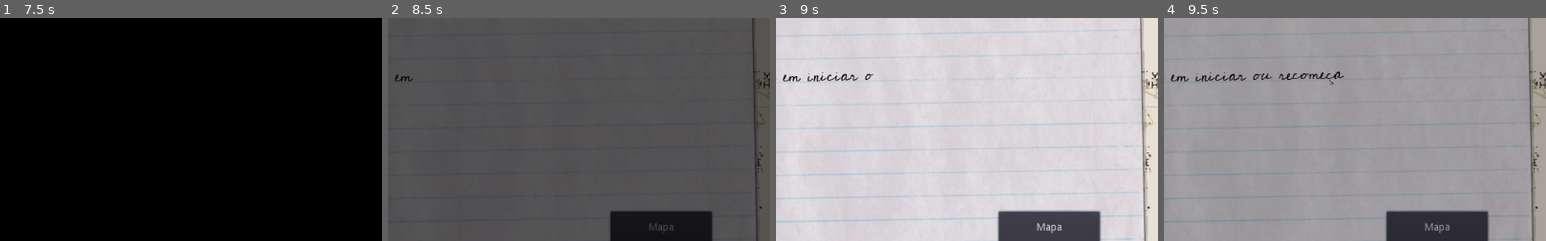
Above: before the commit, frames 1-4 (left to right).
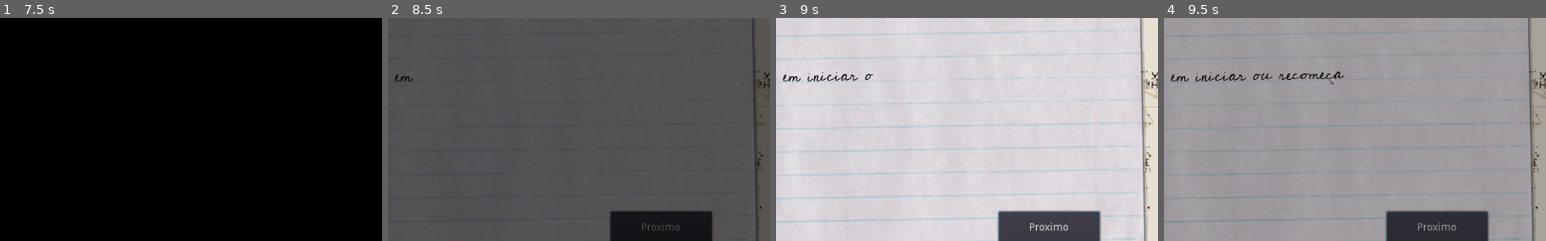
Above: after the commit, the same moments.

Repository: quadradim/historiasnoquadradim
Game: Godot game, scene res://scenes/AuxScenes/OpSceneController.tscn
Two runs of this game, one before a commit and one after it. Both use one fixed random seed, a clock stepped at 60 frames per second and the inputs below.
Inputs (mouse positions are % of the whole screen's width and height, from its top left):
- Up to frame 1 (7.5 s): move the mouse to (72, 45) at 0.52 s; click (72, 45) at 0.67 s; move the mouse to (30, 55) at 1.27 s; click (30, 55) at 1.42 s; move the mouse to (60, 28) at 2.02 s; click (60, 28) at 2.17 s; move the mouse to (45, 70) at 2.77 s; click (45, 70) at 2.92 s; move the mouse to (80, 65) at 3.52 s; click (80, 65) at 3.67 s; tap Enter at 4.25 s; move the mouse to (20, 35) at 4.27 s; click (20, 35) at 4.42 s; move the mouse to (55, 50) at 5.02 s; click (55, 50) at 5.17 s; click "Mapa" (after the commit: "Proximo") at 5.75 s; click "Próximo" at 6.5 s; click "Mapa" (after the commit: "Proximo") at 7.25 s
- Up to frame 2 (8.5 s): click "Próximo" at 8 s
- Up to frame 3 (9 s): click "Mapa" (after the commit: "Proximo") at 8.75 s
- Up to frame 4 (9.5 s): no input
The pictures show only the part of the screen within x 40-90%, y 29-79%; the shares and areas given below are measured in that part.

Frame 1 is identical in both runs. In frame 2, 0.1% of the frame differs, in the area x 66-77%, y 91-97%; in frame 3, 0.2%; in frame 4, 0.2%.

Commit message:
Adicionando Cenário Protótipo

Diff:
--- /dev/null
+++ b/prototype/scenes/AuxScenes/Dialog.tscn
@@ -0,0 +1,11 @@
+[gd_scene load_steps=2 format=2]
+
+[ext_resource path="res://assets/Styles/Themes/UI-Default.tres" type="Theme" id=1]
+
+[node name="Dialog" type="CanvasLayer"]
+
+[node name="Text" type="RichTextLabel" parent="."]
+margin_right = 432.0
+margin_bottom = 168.0
+theme = ExtResource( 1 )
+text = "Este é um diálogo exemplo"
--- a/prototype/scenes/FirstAccess/Access01.tscn
+++ b/prototype/scenes/FirstAccess/Access01.tscn
@@ -59,10 +59,7 @@
 margin_top = 432.0
 margin_right = 840.0
 margin_bottom = 476.0
-text = "Mapa"
-__meta__ = {
-"_edit_use_anchors_": false
-}
+text = "Proximo"
 
 [connection signal="timeout" from="WritingTime" to="." method="_on_WritingTime_timeout"]
 [connection signal="pressed" from="Mapa" to="." method="_on_Mapa_pressed"]
--- a/prototype/scenes/GUI/Menu.gd
+++ b/prototype/scenes/GUI/Menu.gd
@@ -5,3 +5,6 @@
 
 func animation_finished(anim_name):
 	$MenuAnimation.play_backwards("BackgroundChange")
+
+func press_game_start():
+	print('oi')
--- a/prototype/scenes/GUI/Menu.tscn
+++ b/prototype/scenes/GUI/Menu.tscn
@@ -119,4 +119,5 @@
 [node name="MenuAnimation" type="AnimationPlayer" parent="."]
 anims/BackgroundChange = SubResource( 1 )
 
+[connection signal="pressed" from="MenuControl/StartBtn" to="." method="press_game_start"]
 [connection signal="animation_finished" from="MenuAnimation" to="." method="animation_finished"]
--- /dev/null
+++ b/prototype/scenes/Levels/City01.tscn
@@ -0,0 +1,33 @@
+[gd_scene load_steps=2 format=2]
+
+[ext_resource path="res://assets/Images/Cenas/CenarioPrototipo02.png" type="Texture" id=1]
+
+[node name="City01" type="CanvasLayer"]
+
+[node name="CityControl" type="Control" parent="."]
+anchor_right = 1.0
+anchor_bottom = 1.0
+margin_right = 40.0
+margin_bottom = 40.0
+
+[node name="Background" type="ColorRect" parent="CityControl"]
+anchor_right = 1.0
+anchor_bottom = 1.0
+color = Color( 0.14902, 0.152941, 0.129412, 1 )
+
+[node name="ColorRect" type="ColorRect" parent="CityControl"]
+visible = false
+anchor_left = 0.5
+anchor_top = 0.5
+anchor_right = 0.5
+anchor_bottom = 0.5
+margin_left = -516.0
+margin_top = -304.0
+margin_right = 476.0
+margin_bottom = 264.0
+color = Color( 0.941176, 0.894118, 0.894118, 1 )
+
+[node name="ImageBackground" type="Sprite" parent="CityControl"]
+position = Vector2( 520, 304 )
+scale = Vector2( 0.324238, 0.324238 )
+texture = ExtResource( 1 )
--- a/prototype/scenes/Levels/Level1.tscn
+++ /dev/null
@@ -1,15 +0,0 @@
-[gd_scene load_steps=3 format=2]
-
-[ext_resource path="res://icon.png" type="Texture" id=1]
-[ext_resource path="res://assets/Images/caixadedialogo1.png" type="Texture" id=2]
-
-[node name="Level1" type="Node"]
-
-[node name="Character" type="Sprite" parent="."]
-position = Vector2( 528, 272 )
-texture = ExtResource( 1 )
-
-[node name="caixadedialogo1" type="Sprite" parent="."]
-position = Vector2( 528, 432 )
-scale = Vector2( 0.226633, 0.226633 )
-texture = ExtResource( 2 )
Binary file added: prototype/assets/Images/Cenas/CenarioPrototipo01.jpg
Not shown, added: prototype/assets/Images/Cenas/CenarioPrototipo01.jpg.import
Binary file added: prototype/assets/Images/Cenas/CenarioPrototipo02.png
Not shown, added: prototype/assets/Images/Cenas/CenarioPrototipo02.png.import
Not shown: 1 places in prototype/scenes/FirstAccess/Access01.tscn that only renumber resources
